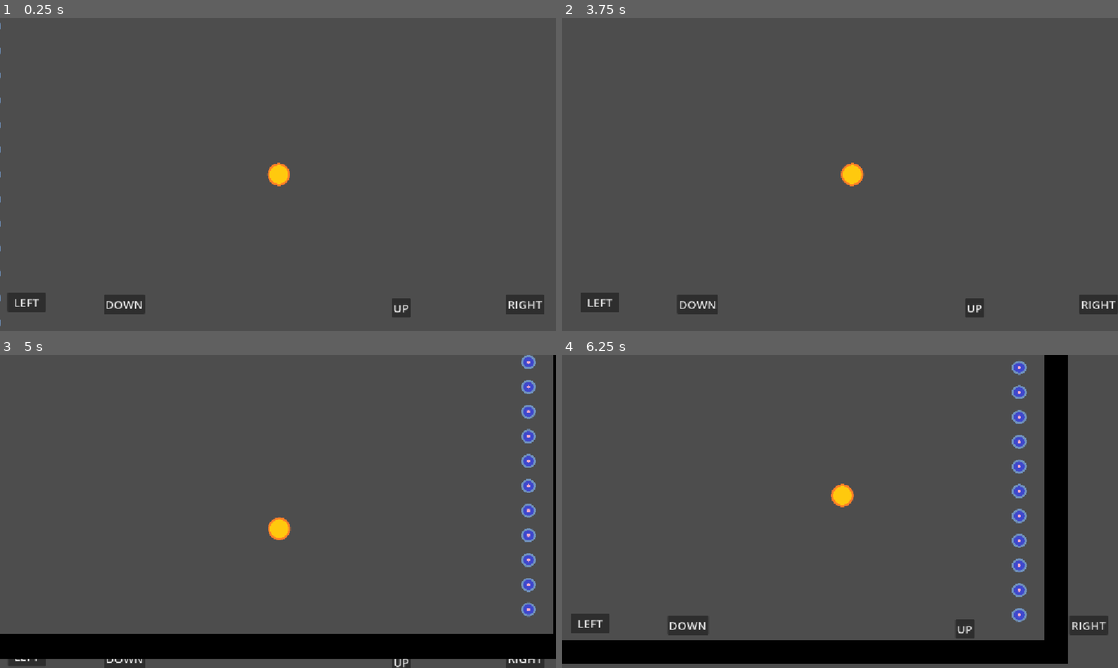
Above: before the commit, frames 1-4 (two rows, left to right).
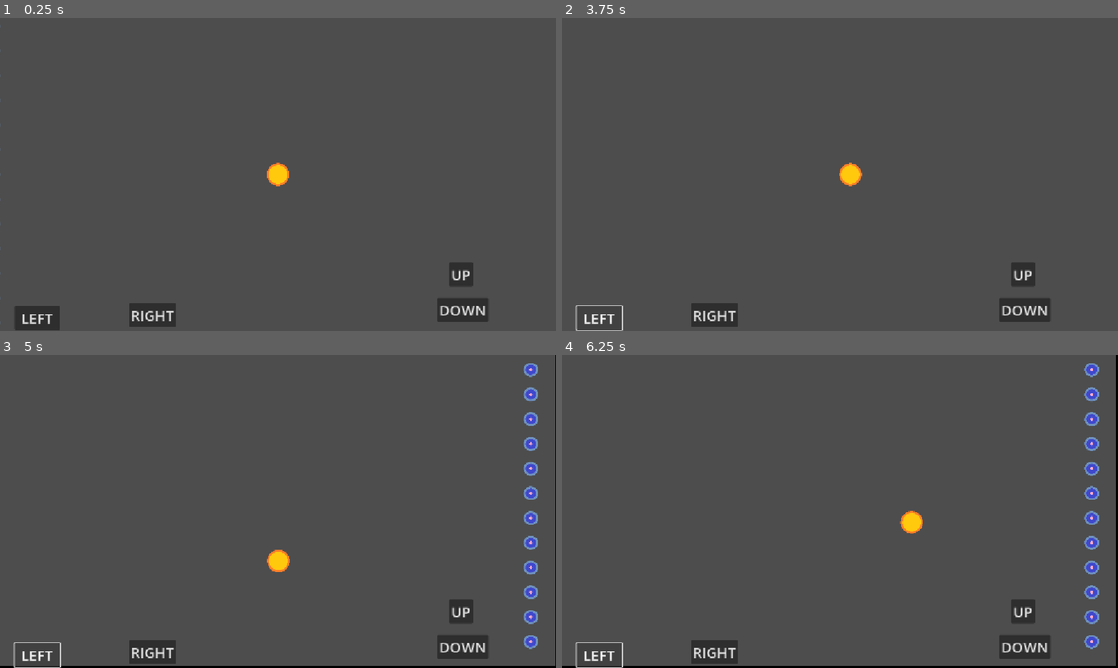
Above: after the commit, the same moments.

Repository: tokarotik/2d-game-test-ai
Game: Godot game, scene res://scenes/main/main.tscn
The game is run twice, just before and just after one commit, with the same random seed, the same clock (stepped at 60 frames per second) and the same inputs.
Inputs:
- Up to frame 1 (0.25 s): no input
- Up to frame 2 (3.75 s): click "UP" at 0.5 s; click "DOWN" at 1.25 s; click "RIGHT" at 2 s; click "LEFT" at 2.75 s; tap Enter at 3.5 s; hold D (right) from 3.53 s (still down)
- Up to frame 3 (5 s): release D (right) at 4.28 s; hold S (down) from 4.28 s (still down)
- Up to frame 4 (6.25 s): release S (down) at 5.03 s; hold D (right) 5.03-5.78 s; hold W (up) from 5.78 s (still down)

The runs differ from the first frame. In frame 1, 3.3% of the frame differs, in the area x 0-98%, y 1-100%; in frame 2, 2.8%; in frame 3, 12%; in frame 4, 16%, in the area x 0-100%, y 0-100%.

Commit message:
fixed ui

Diff:
--- a/scenes/livers/particle/particle.gd
+++ b/scenes/livers/particle/particle.gd
@@ -11,9 +11,12 @@
 
 func _on_area_2d_area_entered(area: Area2D) -> void:
 	var tname = area.name
+	print(tname)
 	if tname in TARGETS_LIST:
+		print(tname)
 		target = area.get_parent()
-
+		print(target)
+		return
 		await get_tree().create_timer(1).timeout
 		#$Area2D.disconnect('area_entered', _on_area_2d_area_entered)
 		if $Area2D == null: return
--- a/scenes/livers/player/player.gd
+++ b/scenes/livers/player/player.gd
@@ -1,14 +1,15 @@
 extends "res://scenes/livers/_base/_base.gd"
 
 @onready var camera = $Camera2D
-@onready var ui = $Camera2D/Control
-@onready var buttons_x = [$Camera2D/Control/left, $Camera2D/Control/right]
-@onready var buttons_y = [$Camera2D/Control/up, $Camera2D/Control/down]
+@onready var ui = $Control
+@onready var buttons_x = [$Control/left, $Control/right]
+@onready var buttons_y = [$Control/up, $Control/down]
 
 var SPEED = 250
 
 func _ready() -> void:
-	ui.reparent(get_tree().get_root().get_children()[0])
+	super._ready()
+	#ui.reparent(get_tree().get_root().get_children()[0])
 
 func _process(_e) -> void:
 	var input = get_keyboard_input()
@@ -19,10 +20,7 @@
 	velocity = vel
 	move_and_slide()
 
-	ui.position = global_position - (ui.get_rect().size / 2)
-
 func set_camera_borders(level_rect: Rect2) -> void:
-	return
 	camera.limit_left = level_rect.position.x
 	camera.limit_top = level_rect.position.y
 	camera.limit_right = level_rect.position.x + level_rect.size.x
--- a/scenes/livers/player/player.tscn
+++ b/scenes/livers/player/player.tscn
@@ -7,70 +7,59 @@
 [node name="Player" groups=["player"] instance=ExtResource("1_17s8b")]
 script = ExtResource("2_vk7r3")
 
-[node name="Sprite2D" parent="." index="0"]
-texture = ExtResource("3_jipv1")
+[node name="Control" type="CanvasLayer" parent="." index="0"]
 
-[node name="Camera2D" type="Camera2D" parent="." index="2"]
-position = Vector2(-2, 0)
-zoom = Vector2(0.8, 0.8)
-position_smoothing_enabled = true
-editor_draw_drag_margin = true
-
-[node name="Control" type="Control" parent="Camera2D" index="0"]
-layout_mode = 3
-anchors_preset = 0
-offset_left = -724.0
-offset_top = -538.0
-offset_right = 723.0
-offset_bottom = 520.0
-
-[node name="up" type="Button" parent="Camera2D/Control" index="0"]
-layout_mode = 1
+[node name="up" type="Button" parent="Control" index="0"]
 anchors_preset = -1
 anchor_right = 0.016
 anchor_bottom = 0.029
-offset_left = 1016.0
-offset_top = 849.0
-offset_right = 1041.85
-offset_bottom = 868.318
+offset_left = 931.0
+offset_top = 506.0
+offset_right = 961.568
+offset_bottom = 537.208
 theme_override_font_sizes/font_size = 30
 text = "UP"
 
-[node name="down" type="Button" parent="Camera2D/Control" index="1"]
-layout_mode = 1
+[node name="down" type="Button" parent="Control" index="1"]
 anchors_preset = -1
 anchor_right = 0.016
 anchor_bottom = 0.029
-offset_left = 270.0
-offset_top = 840.0
-offset_right = 346.128
-offset_bottom = 859.318
+offset_left = 906.0
+offset_top = 579.0
+offset_right = 993.568
+offset_bottom = 610.208
 theme_override_font_sizes/font_size = 30
 text = "DOWN
 "
 
-[node name="right" type="Button" parent="Camera2D/Control" index="2"]
-layout_mode = 1
+[node name="right" type="Button" parent="Control" index="2"]
 anchors_preset = -1
 anchor_right = 0.016
 anchor_bottom = 0.029
-offset_left = 1311.0
-offset_top = 840.0
-offset_right = 1387.13
-offset_bottom = 859.318
+offset_left = 267.0
+offset_top = 590.0
+offset_right = 346.568
+offset_bottom = 621.208
 theme_override_font_sizes/font_size = 30
 text = "RIGHT
 "
 
-[node name="left" type="Button" parent="Camera2D/Control" index="3"]
-layout_mode = 1
+[node name="left" type="Button" parent="Control" index="3"]
 anchors_preset = -1
 anchor_right = 0.016
 anchor_bottom = 0.029
-offset_left = 20.0
-offset_top = 835.0
-offset_right = 96.128
-offset_bottom = 854.318
+offset_left = 30.0
+offset_top = 596.0
+offset_right = 106.128
+offset_bottom = 627.208
 theme_override_font_sizes/font_size = 30
 text = "LEFT
 "
+
+[node name="Sprite2D" parent="." index="1"]
+texture = ExtResource("3_jipv1")
+
+[node name="Camera2D" type="Camera2D" parent="." index="3"]
+zoom = Vector2(0.8, 0.8)
+position_smoothing_enabled = true
+editor_draw_drag_margin = true
--- a/scenes/map/map.gd
+++ b/scenes/map/map.gd
@@ -31,10 +31,10 @@
 	_spawnLivers(enemies_tiles, ENEMY, 0)
 
 func _spawnLivers(tiles: Dictionary, liverScene: Resource, tile_id: int):
-	var livers = tiles.get(tile_id)
-	if livers == null: return
+	var tiles_livers = tiles.get(tile_id)
+	if tiles_livers == null: return
 
-	for coords in livers:
+	for coords in tiles_livers:
 		_spawnLiver(liverScene, Vector2(coords) * 64)
 
 func _spawnLiver(scene: Resource, pos: Vector2) -> void:
